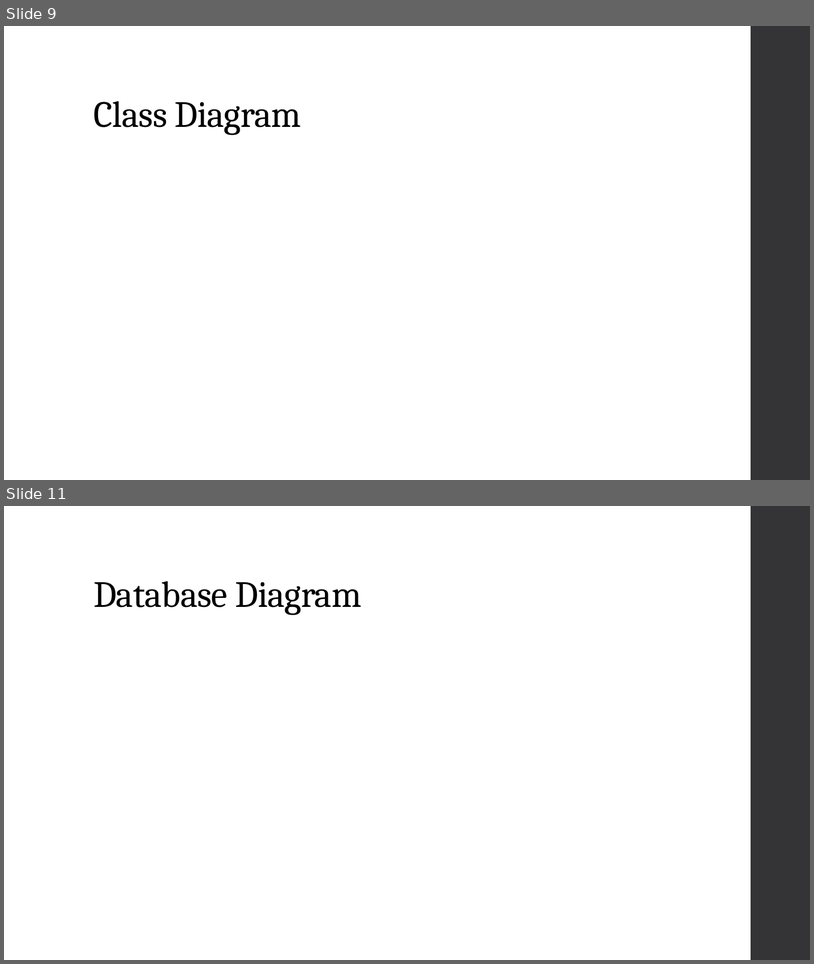
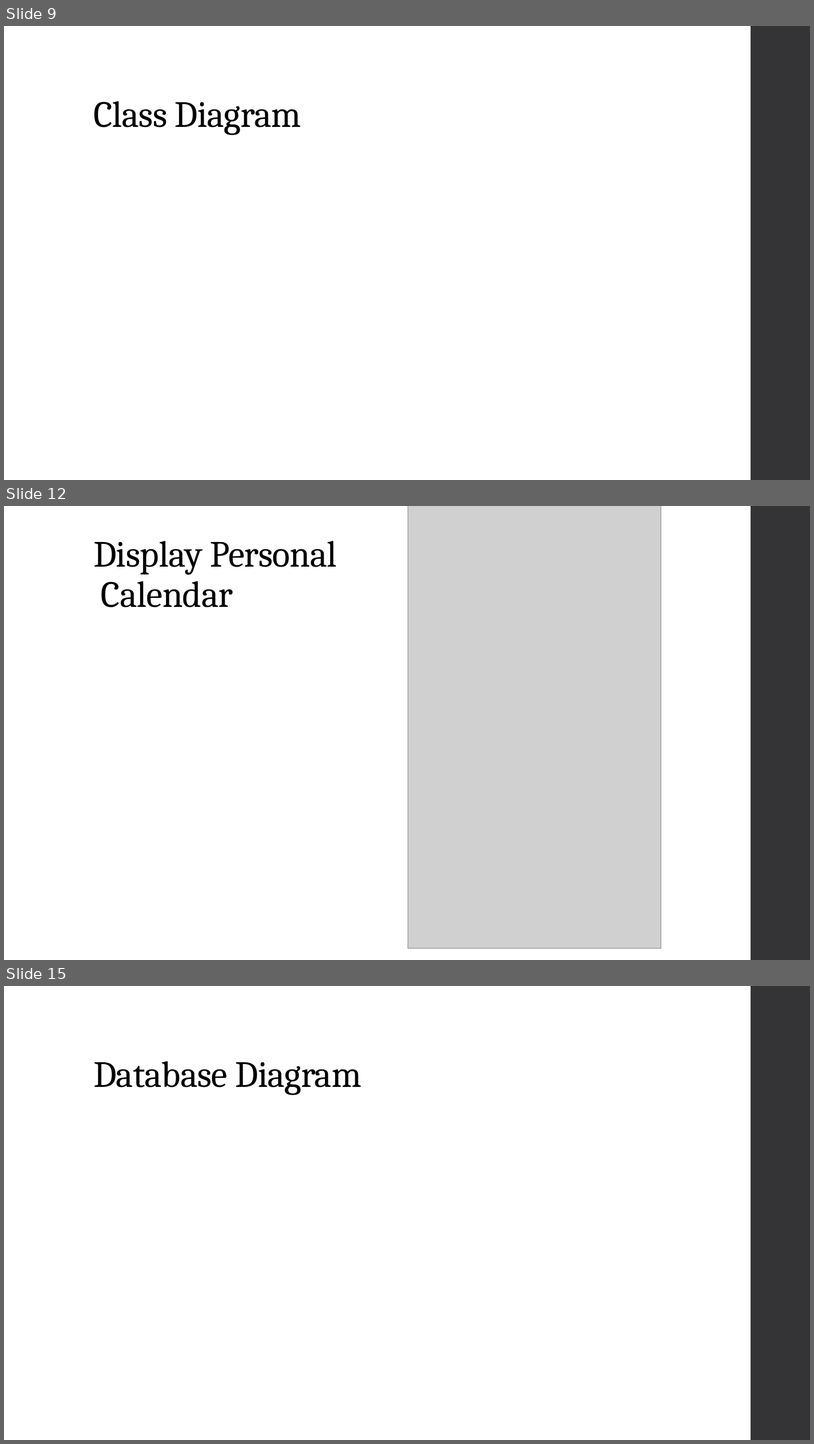
Before and after one commit to amgabriel45/CS495ClubStuff, a slide deck: Crimson Clubs (Requirements).pptx. Shown one above the other, each under a label of ours: slides 9 and 11 before the commit, slides 9, 12 and 15 after it; the slides between them are not shown. The pictures are 814x964 and 814x1444 pixels, drawn with LibreOffice and Linux fonts; fonts in the diff are those of the drawing; grey boxes stand for pictures. Boxes give left, top, right and bottom in pixels: in the first picture for what was removed or moved away, otherwise in the second. Text is boxed around its words. In the diff, an @@ line names an element or a change of style, - is before the commit and + after.

```diff
--- a/Crimson Clubs (Requirements).pptx
+++ b/Crimson Clubs (Requirements).pptx
@@ slide 12 added at box(4, 506, 810, 960), background #FFFFFF; not listed: 1 template element that a slide beside it also shows @@
@@ picture added at box(408, 506, 662, 948) @@
@@ title added at box(93, 541, 337, 607), 44 pt, text #000000 @@
+Display Personal
+Calendar
@@ what was slide 11 is now slide 15 @@
```
Also in this commit, not shown: 4 other slides added, 1 slide removed.
